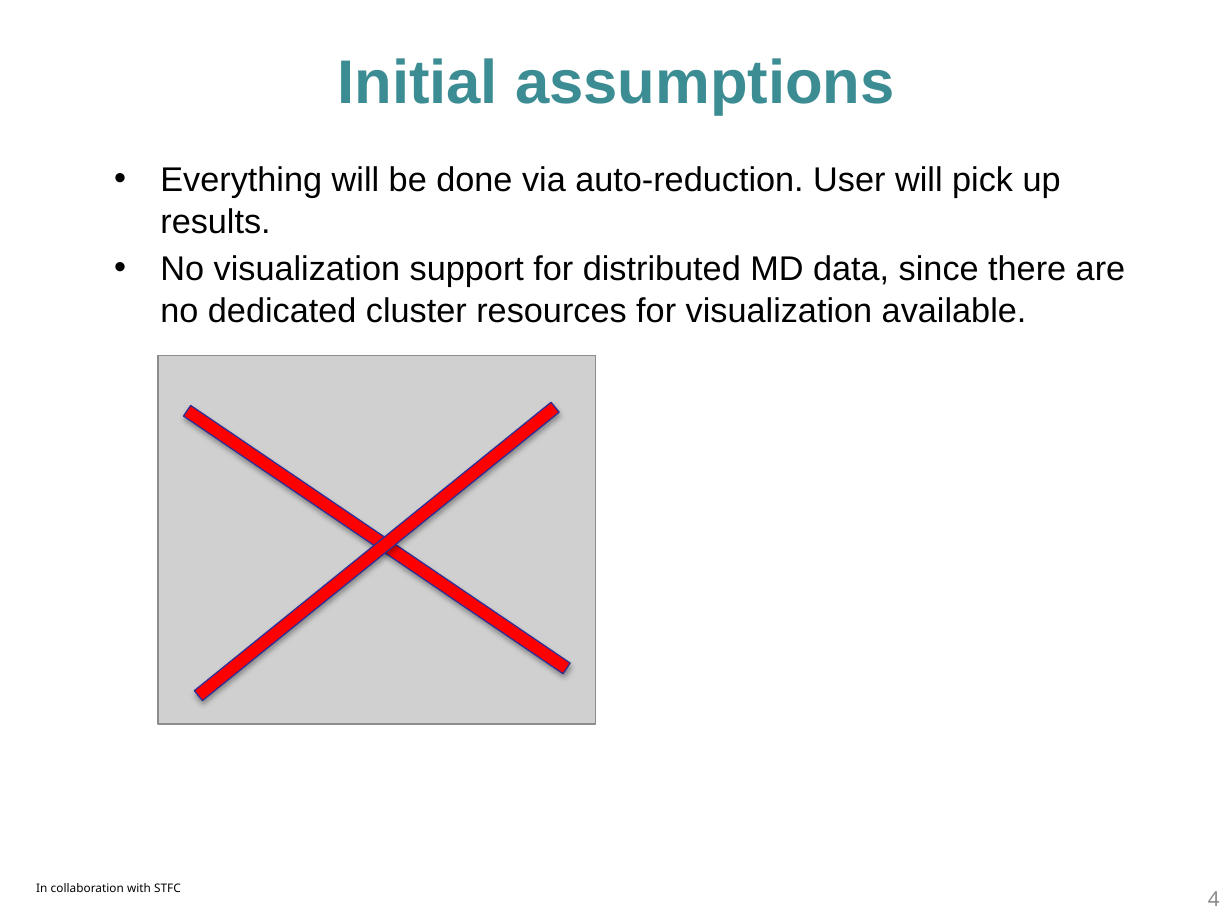
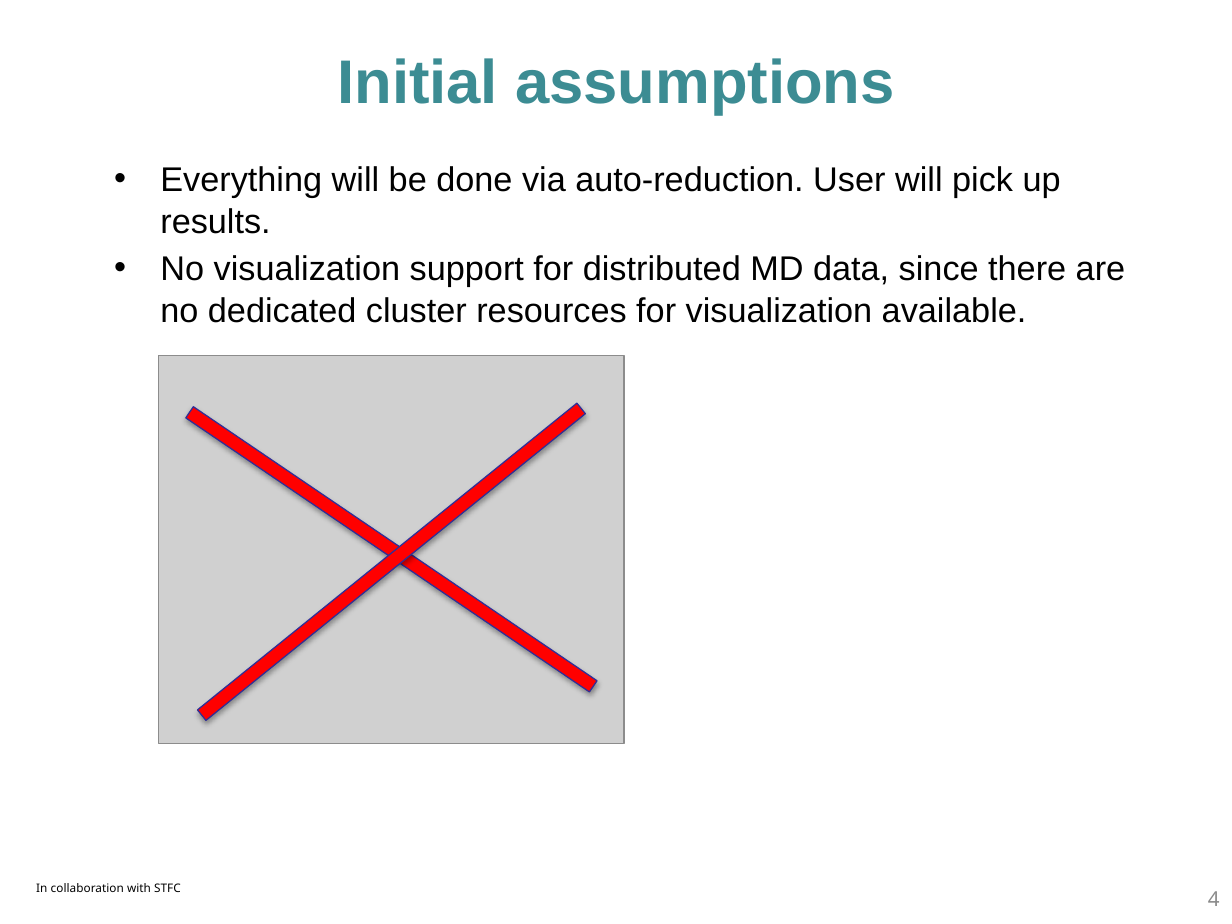
Before and after one commit to ess-dmsc-dram/documents, a slide deck: slide 4 of investigations/MultiDimensionalInvestigation/presentation/distributed_data_reduction_of_multi_dimensional_data.pptx. Drawn at 1232x924 pixels with LibreOffice and Linux fonts; fonts in the diff are those of the drawing; grey boxes stand for pictures; background and template pictures are left out. Boxes give left, top, right and bottom in pixels: in the first picture for what was removed or moved away, otherwise in the second. Text is boxed around its words. In the diff, an @@ line names an element or a change of style, - is before the commit and + after.

```diff
--- a/investigations/MultiDimensionalInvestigation/presentation/distributed_data_reduction_of_multi_dimensional_data.pptx
+++ b/investigations/MultiDimensionalInvestigation/presentation/distributed_data_reduction_of_multi_dimensional_data.pptx
@@ picture: place and size @@
-picture at <box>158,355,595,723</box>
+picture at <box>159,355,625,743</box>
@@ rectangle: place and size @@
-rectangle at <box>184,406,570,674</box>
+rectangle at <box>186,406,597,692</box>
@@ rectangle: place and size @@
-rectangle at <box>195,402,559,699</box>
+rectangle at <box>198,404,586,721</box>
```
Also in this commit, not shown: 7 other slides changed, 6 other files.
